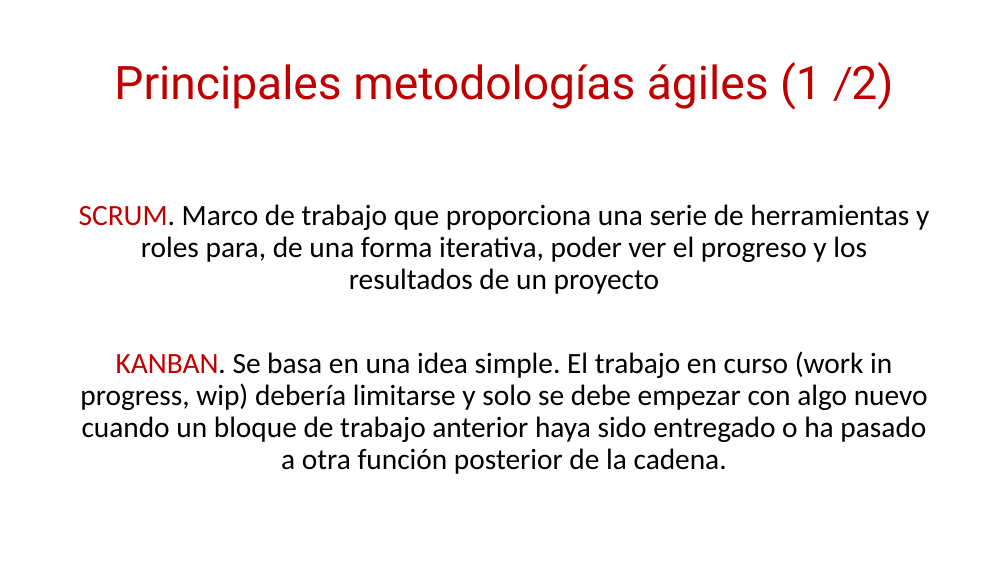
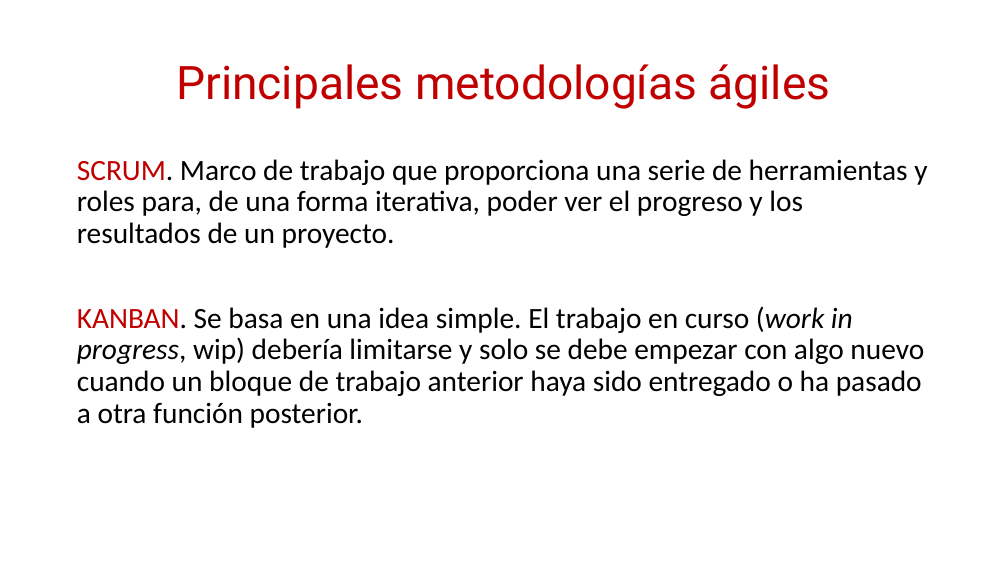
Before and after one commit to daniiel/cursos, a slide deck: slide 7 of Scrum/Metodologías Agiles.pptx (slide 9 before the commit). Drawn at 1008x567 pixels with LibreOffice and Linux fonts; fonts in the diff are those of the drawing. Boxes give left, top, right and bottom in pixels: in the first picture for what was removed or moved away, otherwise in the second. Text is boxed around its words. In the diff, an @@ line names an element or a change of style, - is before the commit and + after.

Commit message:
actualizacion presentaciones SCRUM

```diff
--- a/Scrum/Metodologías Agiles.pptx
+++ b/Scrum/Metodologías Agiles.pptx
@@ title at [176,64,831,109]: text changed @@
-Principales metodologías ágiles (1 /2)
+Principales metodologías ágiles
@@ text at [77,159,927,428]: text changed @@
-SCRUM. Marco de trabajo que proporciona una serie de herramientas y roles para, de una forma iterativa, poder ver el progreso y los resultados de un proyecto
-KANBAN. Se basa en una idea simple. El trabajo en curso (work in progress, wip) debería limitarse y solo se debe empezar con algo nuevo cuando un bloque de trabajo anterior haya sido entregado o ha pasado a otra función posterior de la cadena.
+SCRUM. Marco de trabajo que proporciona una serie de herramientas y roles para, de una forma iterativa, poder ver el progreso y los resultados de un proyecto.
+KANBAN. Se basa en una idea simple. El trabajo en curso (work in progress, wip) debería limitarse y solo se debe empezar con algo nuevo cuando un bloque de trabajo anterior haya sido entregado o ha pasado a otra función posterior.
```
Also in this commit, not shown: 13 other slides changed, 1 slide added, 5 slides removed, 1 other file.
